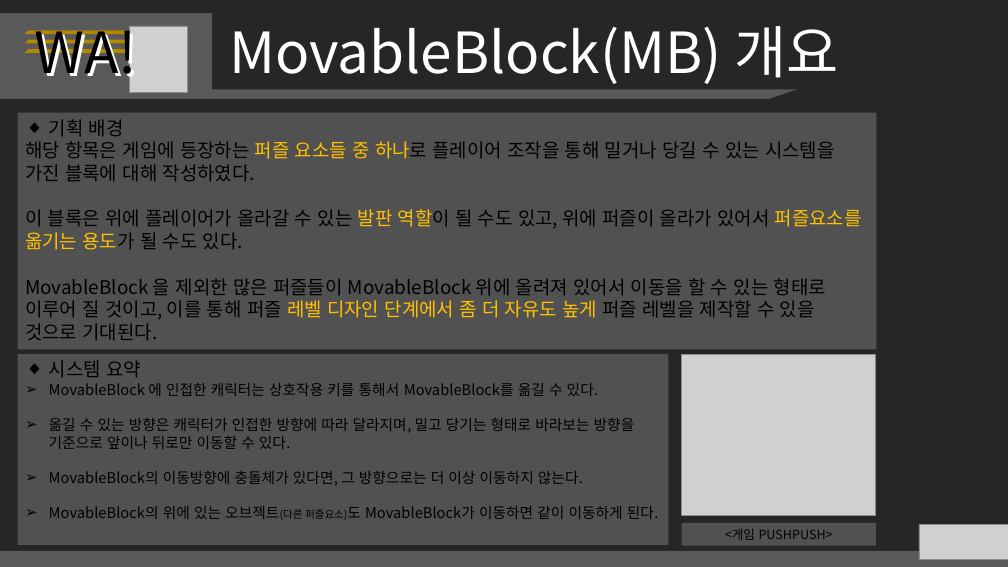
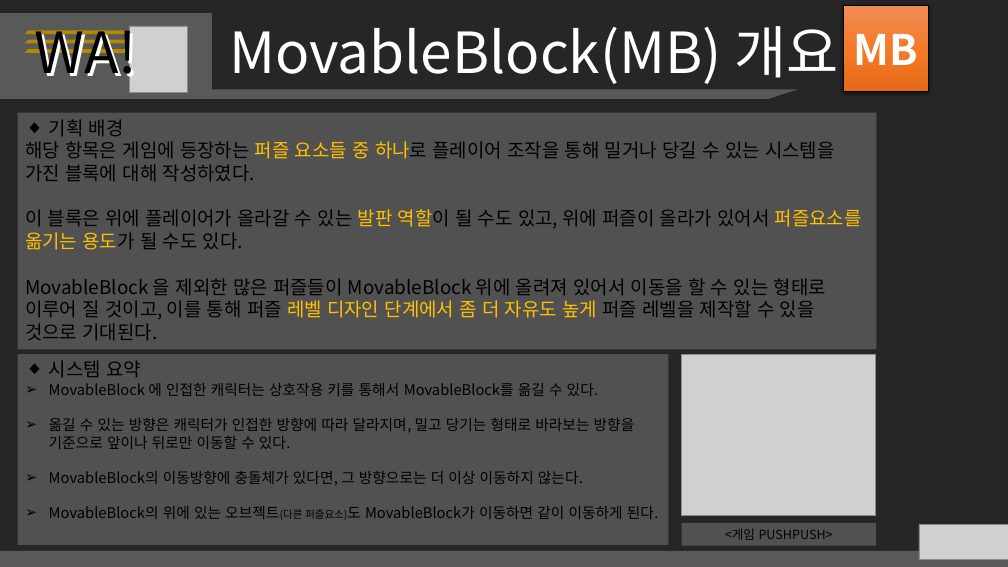
Before and after one commit to taeseongeom/WA, a slide deck: slide 7 of 기획서/WA!/System/WA!_System_Puzzle.pptx (slide 8 before the commit). Drawn at 1008x567 pixels with LibreOffice and Linux fonts; fonts in the diff are those of the drawing; grey boxes stand for pictures. Boxes give left, top, right and bottom in pixels: in the first picture for what was removed or moved away, otherwise in the second. Text is boxed around its words. In the diff, an @@ line names an element or a change of style, - is before the commit and + after.

```diff
--- a/기획서/WA!/System/WA!_System_Puzzle.pptx
+++ b/기획서/WA!/System/WA!_System_Puzzle.pptx
@@ rectangle added at box(843, 6, 929, 92), fill gradient #F18C57 to #F67B28 to #E56C19, outline #000000 0.75 pt, 40 pt, text #FFFFFF, bold @@
+MB
```
Also in this commit, not shown: 6 other slides changed, 2 slides added, 1 other file.
